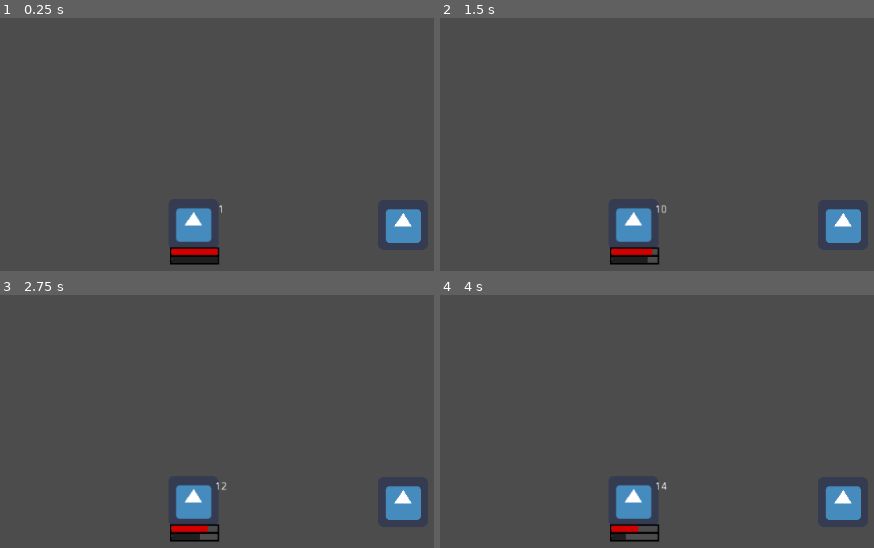
Above: before the commit, frames 1-4 (two rows, left to right).
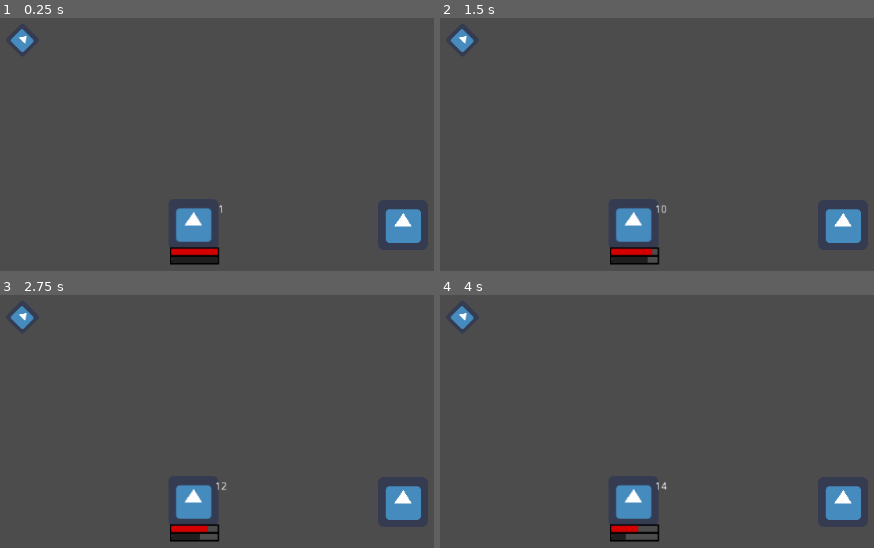
Above: after the commit, the same moments.

Repository: h19mili/Projekt_Fleorune.VM
Game: Godot game, scene res://Main.tscn
Two runs of this game, one before a commit and one after it. Both use one fixed random seed, a clock stepped at 60 frames per second and the inputs below. The engine's default icon, where the game draws it, is replaced by a stand-in: a white triangle on a blue panel in a dark square.
Inputs (mouse positions are in pixels of both pictures, inside the frame that each line leads up to):
- Up to frame 1 (0.25 s): no input
- Up to frame 2 (1.5 s): tap Enter (ui_accept) at 0.5, 0.6, 0.77, 1.07, 1.25, 1.35 s; move the mouse to (outside the picture) at 0.52 s; hold Up (ui_up) 0.53-1.28 s; click (outside the picture) at 0.67 s; move the mouse to (670, 268) at 1.27 s; hold Down (ui_down) from 1.28 s (still down)
- Up to frame 3 (2.75 s): tap Enter (ui_accept) at 1.52, 1.82, 2, 2.1 s; move the mouse to (outside the picture) at 2.02 s; release Down (ui_down) at 2.03 s; hold Up (ui_up) from 2.03 s (still down)
- Up to frame 4 (4 s): tap Enter (ui_accept) at 2.75, 2.85, 3.02, 3.32, 3.5, 3.6, 3.77 s; move the mouse to (outside the picture) at 2.77 s; click (outside the picture) at 2.92 s; move the mouse to (outside the picture) at 3.52 s; release Up (ui_up) at 3.53 s; hold Left (ui_left) from 3.53 s (still down)

The runs differ from the first frame. In frame 1, 0.3% of the frame differs, in the area x 2-8%, y 4-14%; in frame 2, 0.3%; in frame 3, 0.3%; in frame 4, 0.3%.

Commit message:
arrow.Vfuck

Diff:
--- a/Arrow.gd
+++ b/Arrow.gd
@@ -1,16 +1,55 @@
 extends Control
 
-
-# Declare member variables here. Examples:
-# var a = 2
-# var b = "text"
+signal target_selected(Battler)
+export var Move : float = 0.1
+var target_selection
+onready var tween = $Tween
+onready var targets : Array
+onready var active_target : Battler
 
 
-# Called when the node enters the scene tree for the first time.
 func _ready():
-	pass # Replace with function body.
+	pass
 
 
-# Called every frame. 'delta' is the elapsed time since the previous frame.
-#func _process(delta):
-#	pass
+func _select_target(Battlers : Array) -> Battler:
+	targets = Battlers
+	active_target = targets[0]
+	rect_scale.x = 1.0
+	rect_global_position = active_target.target_global_position
+	grab_focus()
+	var seleceted_target : Battler = yield(self, "target_selected")
+	return seleceted_target
+	pass
+
+func _Move_to(Battler : Battler):
+	tween.interpolate_property(
+		self,
+		'rect_global_position',
+		rect_global_position,
+		Battler.target_global_position,
+		Move,
+		Tween.TRANS_CUBIC,
+		Tween.EASE_OUT)
+	tween.start()
+
+
+func _gui_input(event):
+	if !visible:
+		return
+
+	if event.is_action_pressed("ui_left"):
+		emit_signal("target_selected", active_target)
+		get_tree().set_input_as_handled()
+	elif event.is_action_pressed("ui_cancel"):
+		emit_signal("target_selected", null)
+		get_tree().set_input_as_handled()
+
+	var index = targets.find(active_target)
+	if event.is_action_pressed("ui_down"):
+		active_target = targets[(index + 1) % targets.size()]
+		_Move_to(active_target)
+		get_tree().set_input_as_handled()
+	if event.is_action_pressed("ui_up"):
+		active_target = targets[(index + 1) % targets.size()]
+		_Move_to(active_target)
--- /dev/null
+++ b/Arrow.tscn
@@ -0,0 +1,20 @@
+[gd_scene load_steps=3 format=2]
+
+[ext_resource path="res://Arrow.gd" type="Script" id=1]
+[ext_resource path="res://icon.png" type="Texture" id=2]
+
+[node name="Arrow" type="Control"]
+anchor_right = 1.0
+anchor_bottom = 1.0
+script = ExtResource( 1 )
+__meta__ = {
+"_edit_group_": true,
+"_edit_use_anchors_": false
+}
+
+[node name="Sprite" type="Sprite" parent="."]
+rotation = 0.785398
+scale = Vector2( 0.5, 0.5 )
+texture = ExtResource( 2 )
+
+[node name="Tween" type="Tween" parent="."]
--- a/Battler.gd
+++ b/Battler.gd
@@ -15,7 +15,9 @@
 	pass
 
 func _process(delta):
-	pass
+	if Input.is_action_just_pressed("ui_accept"):
+		emit_signal("completed")
+		pass
 
 func init(Max_HP, Current_HP):
 	self.Current_HP = Max_HP * 1.0
--- a/Main.tscn
+++ b/Main.tscn
@@ -1,8 +1,9 @@
-[gd_scene load_steps=4 format=2]
+[gd_scene load_steps=5 format=2]
 
 [ext_resource path="res://TurnQ.gd" type="Script" id=1]
 [ext_resource path="res://Battler.tscn" type="PackedScene" id=2]
 [ext_resource path="res://Player karaktär/David.tscn" type="PackedScene" id=3]
+[ext_resource path="res://Arrow.tscn" type="PackedScene" id=4]
 
 [node name="Main" type="Node2D"]
 position = Vector2( 526, 273 )
@@ -17,4 +18,11 @@
 
 [node name="Position2D" type="Position2D" parent="."]
 position = Vector2( -162, 0 )
+
+[node name="Arrow" parent="." instance=ExtResource( 4 )]
+anchor_bottom = 0.0
+margin_left = -486.879
+margin_top = -237.043
+margin_right = -486.879
+margin_bottom = -237.043
 [connection signal="completed" from="TurnQ/Battler" to="TurnQ" method="_Done"]
